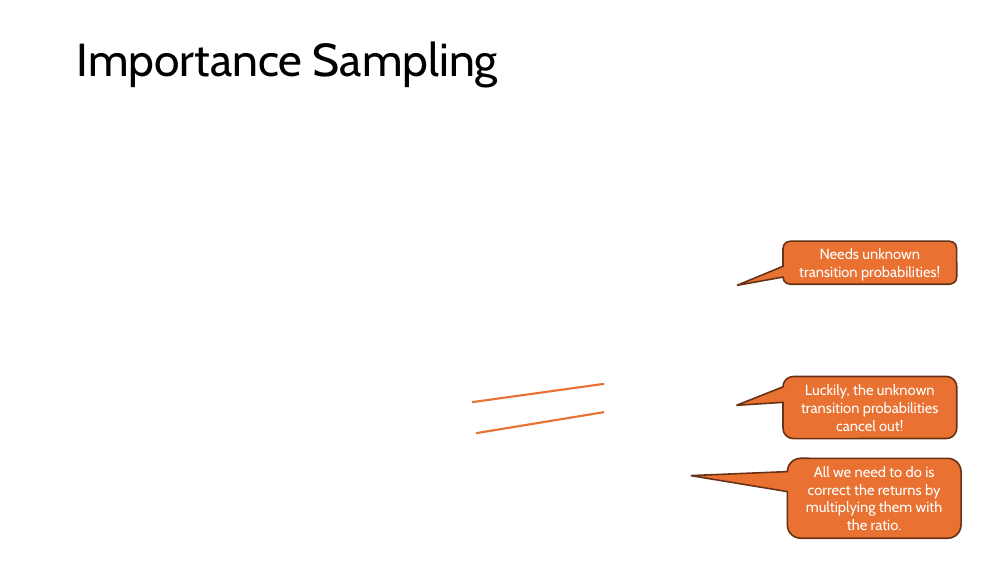
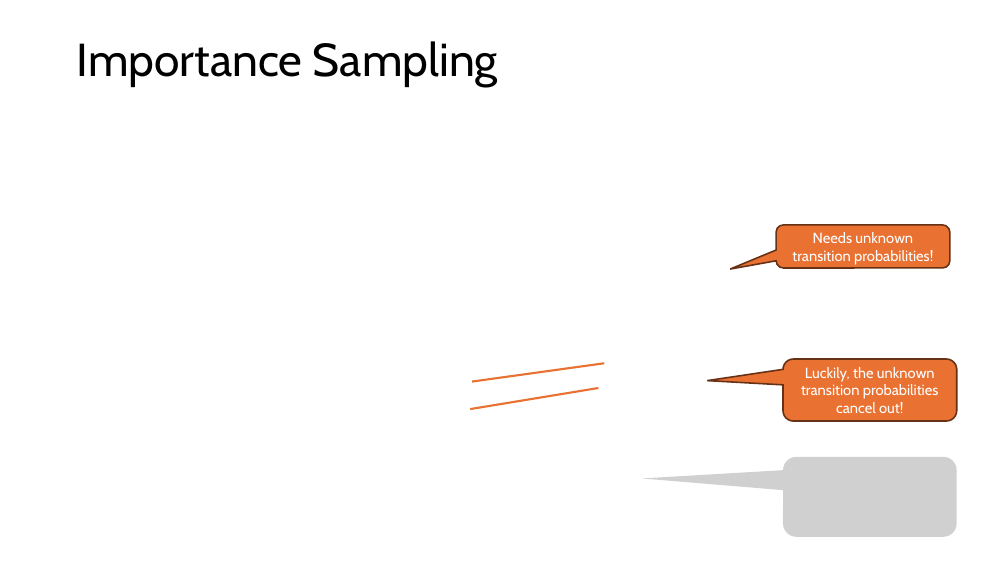
Before and after one commit to mhahsler/Introduction_to_Reinforcement_Learning, a slide deck: slide 21 of slides/Lecture_Chapter05.pptx. Drawn at 1008x567 pixels with LibreOffice and Linux fonts; fonts in the diff are those of the drawing; grey boxes stand for pictures. Boxes give left, top, right and bottom in pixels: in the first picture for what was removed or moved away, otherwise in the second. Text is boxed around its words. In the diff, an @@ line names an element or a change of style, - is before the commit and + after.

```diff
--- a/slides/Lecture_Chapter05.pptx
+++ b/slides/Lecture_Chapter05.pptx
@@ rounded speech box "Needs unknown transition probabilities!" moved from (x1=783, y1=241, x2=957, y2=284) to (x1=777, y1=225, x2=951, y2=268) @@
@@ rounded speech box "Luckily, the unknown transition probabilities ..." moved from (x1=783, y1=377, x2=957, y2=439) to (x1=783, y1=359, x2=957, y2=421) @@
@@ rounded speech box "Luckily, the unknown transition probabilities ..." at (x1=783, y1=359, x2=957, y2=421): proportions changed @@
@@ line moved from (476, 433) - (604, 412) to (470, 409) - (599, 388) @@
@@ line moved from (472, 402) - (604, 384) to (472, 382) - (604, 364) @@
@@ picture added at (x1=783, y1=457, x2=957, y2=537) @@
@@ rounded speech box removed at (x1=788, y1=458, x2=962, y2=538) @@
-All we need to do is correct the returns by multiplying them with the ratio.
```
Also in this commit, not shown: 1 other slide changed, 1 other file.
